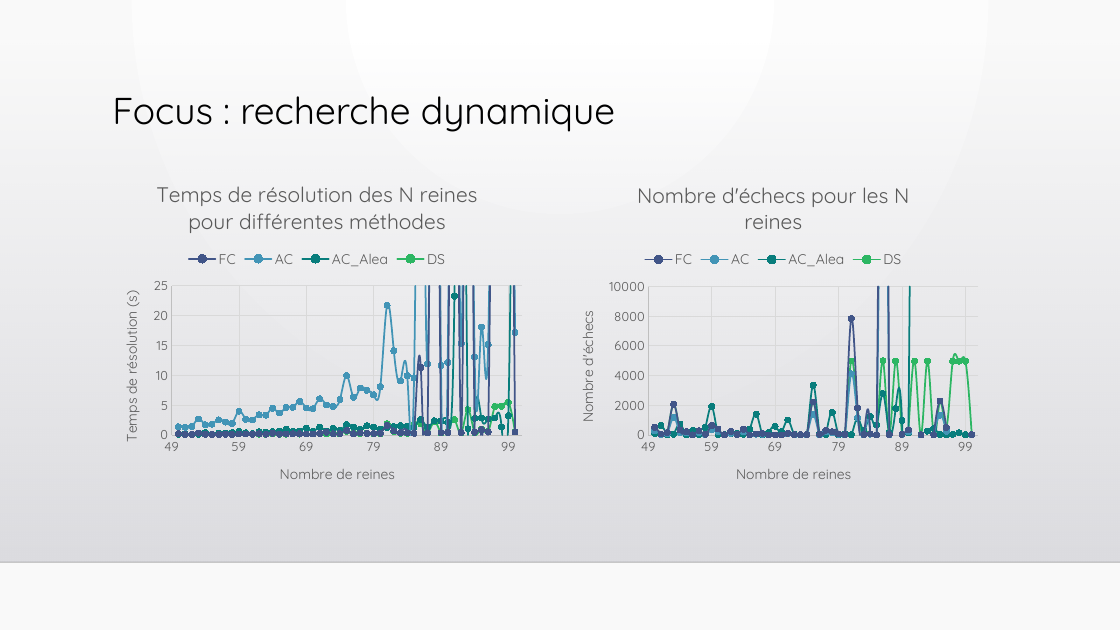
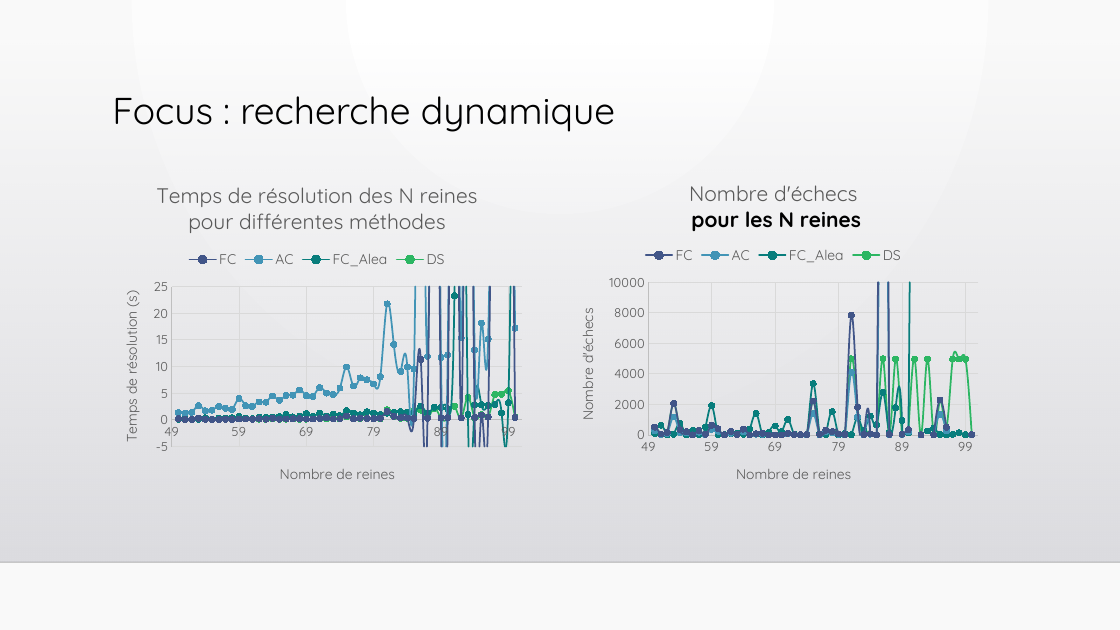
Before and after one commit to sevbch/PPC, a slide deck: slide 3 of soutenance.pptx. Drawn at 1120x630 pixels with LibreOffice and Linux fonts; fonts in the diff are those of the drawing; background and template pictures are left out. Boxes give left, top, right and bottom in pixels: in the first picture for what was removed or moved away, otherwise in the second. Text is boxed around its words. In the diff, an @@ line names an element or a change of style, - is before the commit and + after.

```diff
--- a/soutenance.pptx
+++ b/soutenance.pptx
@@ scatter smooth chart at box(103, 165, 530, 502) @@
-AC_Alea: (50, 0.1), (51, 0.2), (52, 0.1), (53, 0.1), (54, 0.4), (55, 0.1), (56, 0.3), (57, 0.3), (58, 0.4), (59, 0.6), (60, 0.4), (61, 0.2), (62, 0.5), (63, 0.5), (64, 0.5), (65, 0.6), (66, 1), (67, 0.6), (68, 0.7), (69, 1.2), (70, 0.6), (71, 1.3), (72, 0.7), (73, 1.1), (74, 0.8), (75, 1.7), (76, 1.3), (77, 0.9), (78, 1.5), (79, 1.3), (80, 1), (81, 1.3), (82, 1.4), (83, 1.6), (84, 1.4), (85, 1.3), (86, 2.6), (87, 1.3), (88, 2.4), (89, 2.4), (90, 2.1), (91, 23.3), (92, 100), (93, 1), (94, 2.8), (95, 2.9), (96, 2.7), (97, 2.8), (98, 1.3), (99, 3.2), (100, 100)
+FC_Alea: (50, 0.1), (51, 0.2), (52, 0.1), (53, 0.1), (54, 0.4), (55, 0.1), (56, 0.3), (57, 0.3), (58, 0.4), (59, 0.6), (60, 0.4), (61, 0.2), (62, 0.5), (63, 0.5), (64, 0.5), (65, 0.6), (66, 1), (67, 0.6), (68, 0.7), (69, 1.2), (70, 0.6), (71, 1.3), (72, 0.7), (73, 1.1), (74, 0.8), (75, 1.7), (76, 1.3), (77, 0.9), (78, 1.5), (79, 1.3), (80, 1), (81, 1.3), (82, 1.4), (83, 1.6), (84, 1.4), (85, 1.3), (86, 2.6), (87, 1.3), (88, 2.4), (89, 2.4), (90, 2.1), (91, 23.3), (92, 100), (93, 1), (94, 2.8), (95, 2.9), (96, 2.7), (97, 2.8), (98, 1.3), (99, 3.2), (100, 100)
@@ value axis changed @@
@@ scatter smooth chart at box(560, 165, 987, 502) @@
@@ title "Nombre d'échecs pour les N reines " to "Nombre d'échecs  pour les N reines " @@
-AC_Alea: (50, 100), (51, 600), (52, 0), (53, 0), (54, 700), (55, 0), (56, 300), (57, 0), (58, 500), (59, 1900), (60, 0), (61, 0), (62, 100), (63, 100), (64, 0), (65, 400), (66, 1400), (67, 0), (68, 200), (69, 600), (70, 200), (71, 1000), (72, 100), (73, 0), (74, 0), (75, 3400), (76, 100), (77, 0), (78, 1500), (79, 0), (80, 100), (81, 0), (82, 1100), (83, 300), (84, 1200), (85, 700), (86, 2800), (87, 100), (88, 1800), (89, 1000), (90, 100), (91, 74000), (92, -), (93, 300), (94, 400), (95, 0), (96, 0), (97, 0), (98, 100), (99, 0), (100, -)
+FC_Alea: (50, 100), (51, 600), (52, 0), (53, 0), (54, 700), (55, 0), (56, 300), (57, 0), (58, 500), (59, 1900), (60, 0), (61, 0), (62, 100), (63, 100), (64, 0), (65, 400), (66, 1400), (67, 0), (68, 200), (69, 600), (70, 200), (71, 1000), (72, 100), (73, 0), (74, 0), (75, 3400), (76, 100), (77, 0), (78, 1500), (79, 0), (80, 100), (81, 0), (82, 1100), (83, 300), (84, 1200), (85, 700), (86, 2800), (87, 100), (88, 1800), (89, 1000), (90, 100), (91, 74000), (92, -), (93, 300), (94, 400), (95, 0), (96, 0), (97, 0), (98, 100), (99, 0), (100, -)
```
Also in this commit, not shown: 1 other slide changed, 2 other files.
